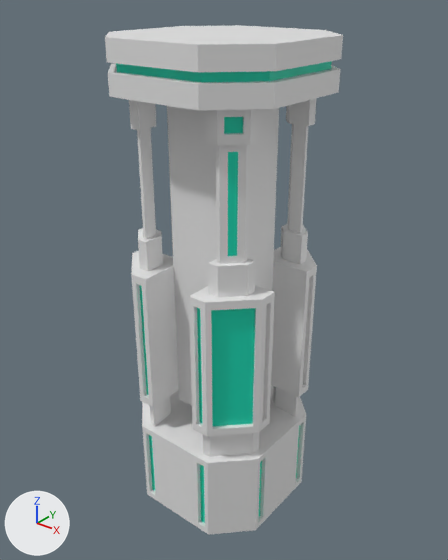
A saved change to the FBX model Assets/Art/Models/Environment/Buildings/SM_Building_Med_1.fbx.
Camera for both pictures: a camera (50 mm lens) standing at (-152.6, -4.2, 26.1) and looking at (-170.1, 17.8, 12.4). Lighting does not change. The marker at lower left points along +X, +Y and +Z. Where no turn or scale is listed for an object, it has been applied to the vertices.

Script lines for the objects in view, before the commit:
```python
mat_glow = principled_material('Glow')
mat_glow.base_color = (0.00229, 0.716, 0.471)  # cyan #08dcb7
me_mesh_012 = bpy.data.meshes.new('Mesh.012')
me_mesh_012.from_pydata(...)  # 868 vertices, 860 faces; spans x -4.4..4.4, y -4.4..4.4, z 0.0..24.0
# faces by material slot: [817, 43]
me_mesh_012.materials.append(mat_uv_map)  # white #e7e7e7
me_mesh_012.materials.append(mat_glow)  # cyan #08dcb7
ob_building_08_002 = bpy.data.objects.new('building_08.002', me_mesh_012)
ob_building_08_002.location = (-170.05, 17.56, 0.0)
```
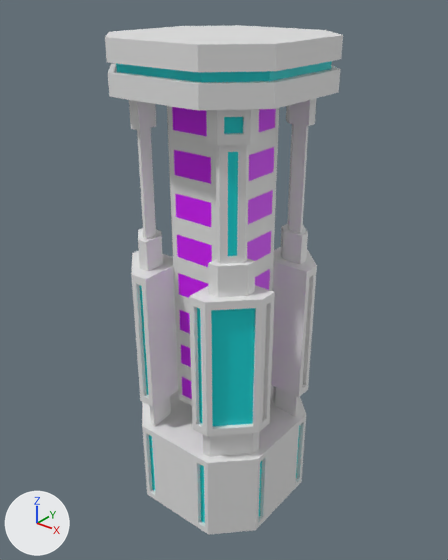
The newer file is also turned or shifted as a whole; pictures and numbers use the older file's frame.

Changed parts and their boxes (x1, y1, x2, y2) in the pictures (448 x 560 px):
'building_08.002', recoloured: (114, 60, 333, 525) in both
part 1 of me_mesh_012, recoloured (white to purple): (247, 109, 276, 290) in both
part 2 of me_mesh_012, recoloured (white to purple): (172, 107, 212, 399) in both

The change, as a diff of the scene's bpy script:
```diff
--- a/Assets/Art/Models/Environment/Buildings/SM_Building_Med_1.fbx.py
+++ b/Assets/Art/Models/Environment/Buildings/SM_Building_Med_1.fbx.py
@@ mat_glow @@
 mat_glow = principled_material('Glow')
-mat_glow.base_color = (0.00229, 0.716, 0.471)  # cyan #08dcb7
+mat_glow.base_color = (0.0, 0.698, 0.716)  # cyan #00dadc
@@ mat_window @@
+mat_window = principled_material('Window')
+mat_window.base_color = (0.667, 0.0, 1.0)  # purple #d500ff
@@ me_mesh_012 @@
 me_mesh_012.from_pydata(...)  # 868 vertices, 860 faces; spans x -4.4..4.4, y -4.4..4.4, z 0.0..24.0
 # used by ob_building_08_002; location = (-170.05, 17.56, 0.0)
+# me_mesh_012 part 1: 16 of the faces centred in x 0.0..2.1, y 0.0..2.1, z 6.9..20.8 switch from mat_uv_map (white #e7e7e7) to mat_window (purple #d500ff)
+# me_mesh_012 part 2: 8 of the faces centred in x 0.0, y -2.1, z 6.9..20.8 switch from mat_uv_map (white #e7e7e7) to mat_window (purple #d500ff)
 me_mesh_012.materials.append(mat_glow)
```
